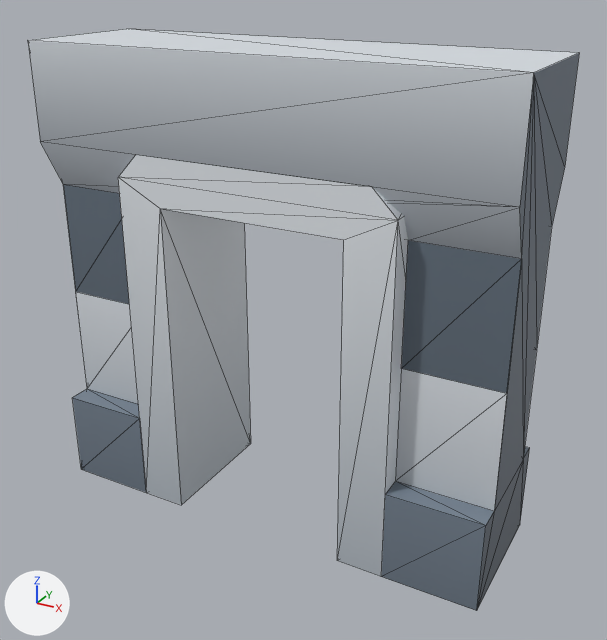
One commit to the glTF model client/public/assets/kenney-station/wall-door-banner.glb: the scene before it, then after it.
Before and after are seen from a camera (50 mm lens) standing at (0.815, -1.414, 1.162) and looking at (0.038, -0.001, 0.455). Every picture has the same lights, and +X, +Y and +Z are marked at lower left. The older version comes first. Mesh edges are drawn as thin lines. Where no turn or scale is listed for an object, it has been applied to the vertices. Vertices at exactly the same position are counted once.

Before the edit, the objects in view are built like this:
```python
me_wall_door_banner = bpy.data.meshes.new('wall-door-banner')
me_wall_door_banner.from_pydata(...)  # 64 vertices, 110 faces; spans x -0.5..0.5, y -0.15..0.15, z -0.5..0.5
me_wall_door_banner.materials.append(mat_defaultmaterial)
ob_wall_door_banner = bpy.data.objects.new('wall-door-banner', me_wall_door_banner)
ob_wall_door_banner.location = (0.0, 0.0, 0.5)
```
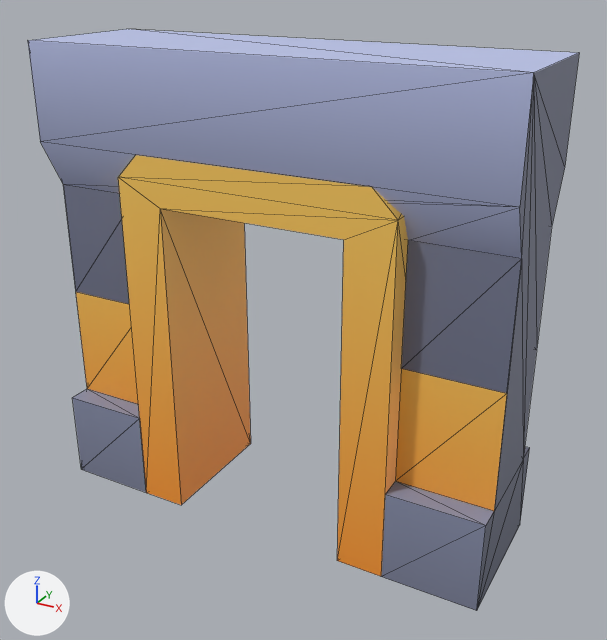
What differs and where, as boxes (x1, y1, x2, y2) in the pictures (607 x 640 px):
part 1 of me_wall_door_banner, recoloured: (63, 54, 578, 611) in both
part 2 of me_wall_door_banner, recoloured (light grey to orange): (76, 178, 507, 576) in both
part 3 of me_wall_door_banner, recoloured (white to orange): (118, 155, 403, 240) in both
part 4 of me_wall_door_banner, recoloured (light grey to blue): (28, 29, 578, 259) in both

Patch to the scene script:
```diff
--- a/client/public/assets/kenney-station/wall-door-banner.glb.py
+++ b/client/public/assets/kenney-station/wall-door-banner.glb.py
@@ me_wall_door_banner @@
 me_wall_door_banner.from_pydata(...)  # 64 vertices, 110 faces; spans x -0.5..0.5, y -0.15..0.15, z -0.5..0.5
 # used by ob_wall_door_banner; location = (0.0, 0.0, 0.5)
+# me_wall_door_banner part 1: 52 faces centred in x -0.5..0.5, y -0.15..0.15, z -0.5..0.433 are repainted in the vertex colours; the middle colour goes from greyish blue #667380 to greyish blue #777c94
+# me_wall_door_banner part 2: 28 faces centred in x -0.433..0.433, y -0.15..0.15, z -0.5..0.0 are repainted in the vertex colours; the middle colour goes from light grey #c5ccd3 to orange #ffa940
+# me_wall_door_banner part 3: 16 faces centred in x -0.283..0.283, y -0.15..0.15, z 0.2..0.3 are repainted in the vertex colours; the middle colour goes from white #e7ecf1 to orange #ffcd5f
+# me_wall_door_banner part 4: 14 faces centred in x -0.433..0.433, y -0.15..0.15, z 0.233..0.5 are repainted in the vertex colours; the middle colour goes from light grey #bec5cd to blue #aeb6da
 me_wall_door_banner.materials.append(mat_defaultmaterial)
```
